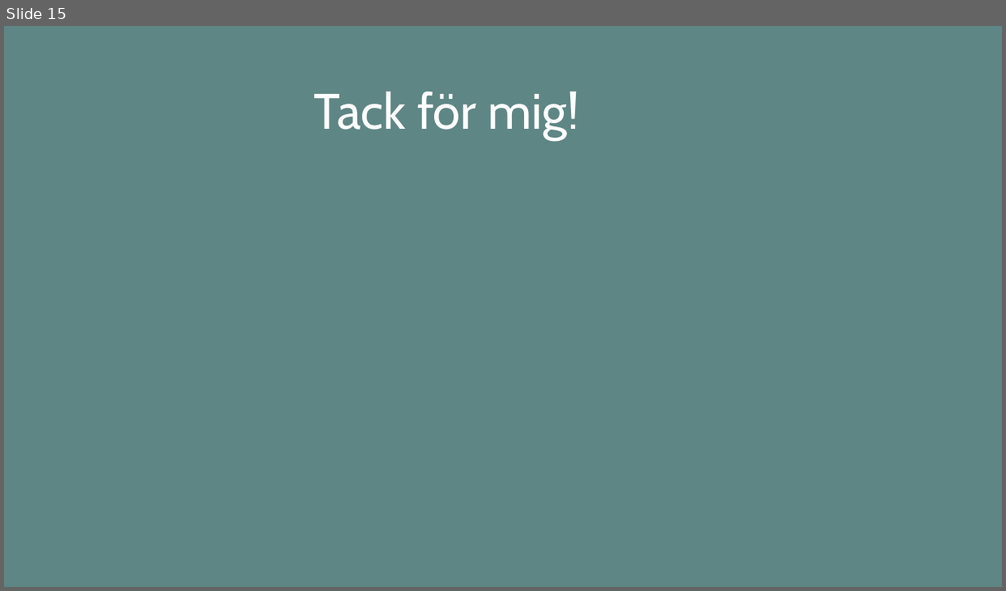
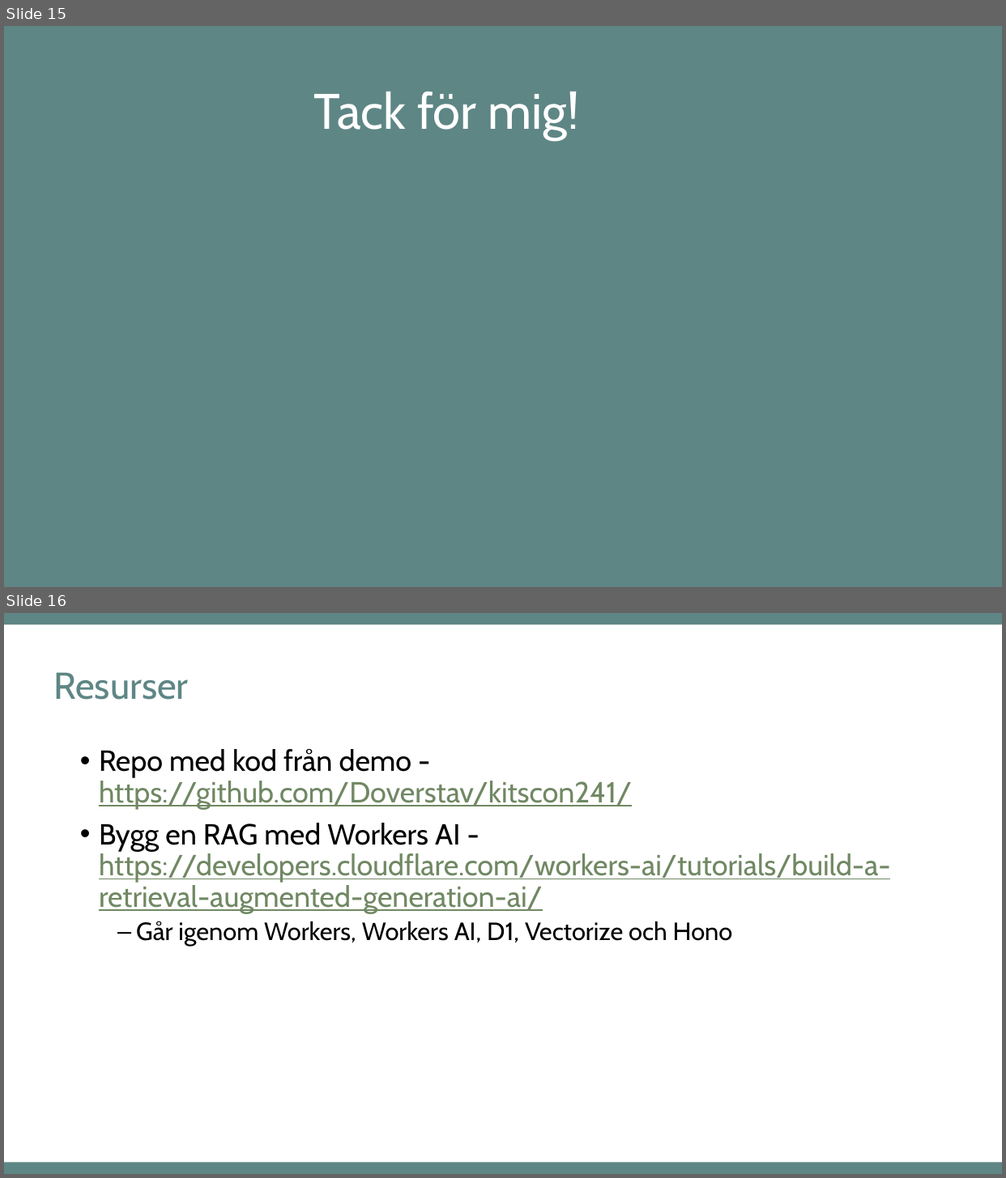
Before and after one commit to Doverstav/kitscon241, a slide deck: docs/presentation.pptx. Shown one above the other, each under a label of ours: slide 15 before the commit, slides 15 and 16 after it. The pictures are 1006x591 and 1006x1178 pixels, drawn with LibreOffice and Linux fonts; fonts in the diff are those of the drawing; background and template pictures are left out. Boxes give left, top, right and bottom in pixels: in the first picture for what was removed or moved away, otherwise in the second. Text is boxed around its words. In the diff, an @@ line names an element or a change of style, - is before the commit and + after.

Commit message:
Update presentation

```diff
--- a/docs/presentation.pptx
+++ b/docs/presentation.pptx
@@ slide 16 added at <box>4,613,1002,1174</box>, background #FFFFFF; not listed: 1 template element that a slide beside it also shows @@
@@ title added at <box>53,672,188,700</box>, 36 pt, text #5E8685 @@
+Resurser
@@ text added at <box>99,749,891,946</box>, 28 pt, text #708863, underline @@
+• Repo med kod från demo - https://github.com/Doverstav/kitscon241/
+• Bygg en RAG med Workers AI - https://developers.cloudflare.com/workers-ai/tutorials/build-a-retrieval-augmented-generation-ai/
+  – Går igenom Workers, Workers AI, D1, Vectorize och Hono
@@ rectangle added at <box>4,1162,1002,1174</box>, fill #5E8685 @@
```
Also in this commit, not shown: 2 slides removed.
